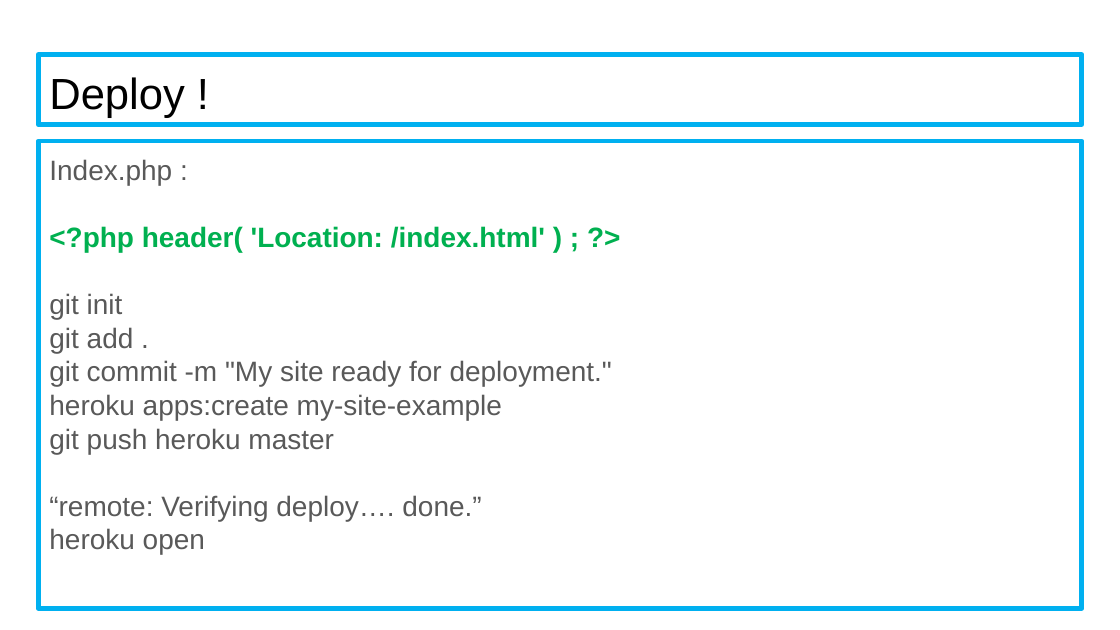
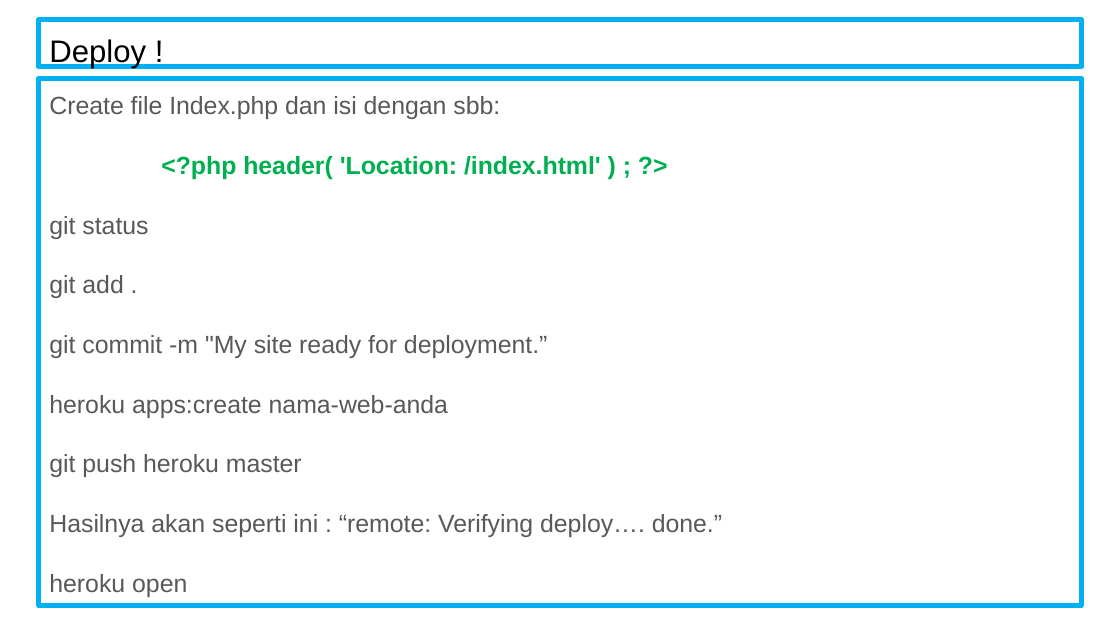
Before and after one commit to vanbumi/kelas-fullstack-mc, a slide deck: slide 29 of Materi/5-FullStack Development Training.pptx. Drawn at 1120x630 pixels with LibreOffice and Linux fonts; fonts in the diff are those of the drawing. Boxes give left, top, right and bottom in pixels: in the first picture for what was removed or moved away, otherwise in the second. Text is boxed around its words. In the diff, an @@ line names an element or a change of style, - is before the commit and + after.

```diff
--- a/Materi/5-FullStack Development Training.pptx
+++ b/Materi/5-FullStack Development Training.pptx
@@ title "Deploy !": place and size @@
-title "Deploy !" at bbox=[38, 55, 1082, 125]
+title "Deploy !" at bbox=[38, 20, 1082, 67]
@@ title "Deploy !" at bbox=[38, 20, 1082, 67]: size 28 to 20 pt @@
@@ text "Create file Index.php dan isi ...": place and size @@
-text "Create file Index.php dan isi ..." at bbox=[38, 141, 1082, 608]
+text "Create file Index.php dan isi ..." at bbox=[38, 78, 1082, 605]
@@ text at bbox=[49, 96, 500, 119]: text changed; size 18 to 16 pt @@
-Index.php :
+Create file Index.php dan isi dengan sbb:
@@ text at bbox=[49, 156, 601, 597]: size 18 to 16 pt in "<?php header( 'Location: /index.html' ) ; ?>", "git add .", "git push heroku master", "heroku open" @@
@@ text at bbox=[49, 216, 148, 239]: text changed; size 18 to 16 pt @@
-git init
+git status
@@ text at bbox=[49, 335, 547, 418]: text changed; size 18 to 16 pt @@
-git commit -m "My site ready for deployment."
-heroku apps:create my-site-example
+git commit -m "My site ready for deployment.”
+heroku apps:create nama-web-anda
@@ text at bbox=[49, 514, 722, 537]: text changed; size 18 to 16 pt @@
-“remote: Verifying deploy…. done.”
+Hasilnya akan seperti ini : “remote: Verifying deploy…. done.”
```
Also in this commit, not shown: 1 other slide changed, 55 other files.
